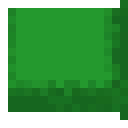
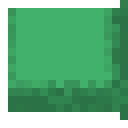
The second 128px x 128px image is a revision of the first. Changes to its layers:
painted on "platform" over (8, 0, 128, 120)
